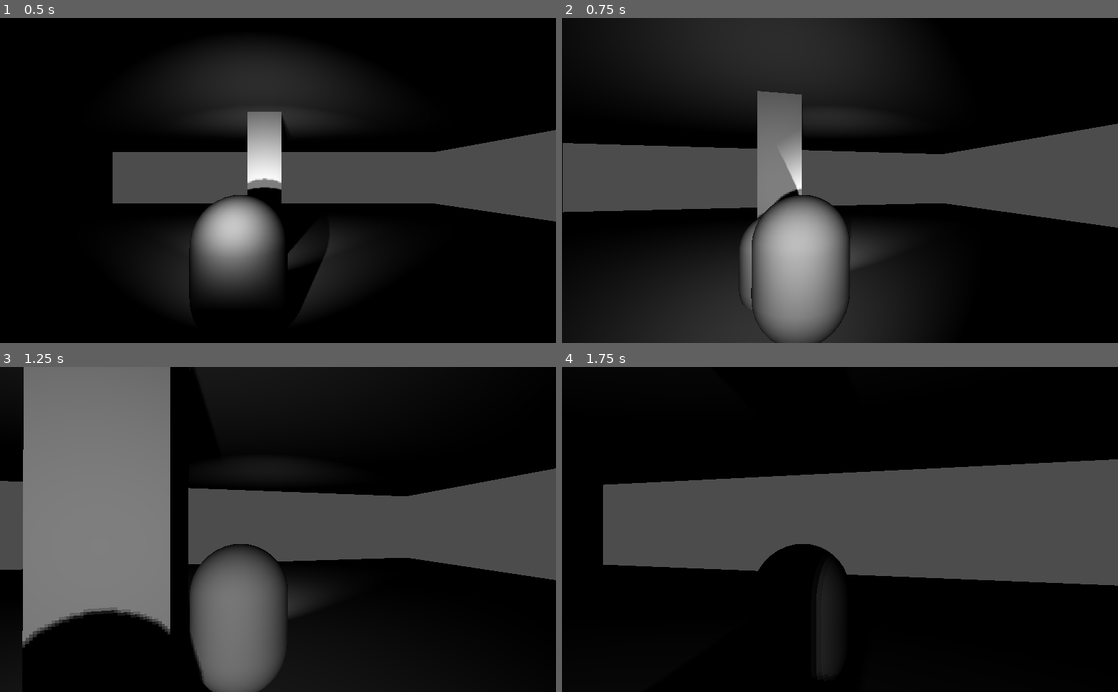
Above: before the commit, frames 1-4 (two rows, left to right).
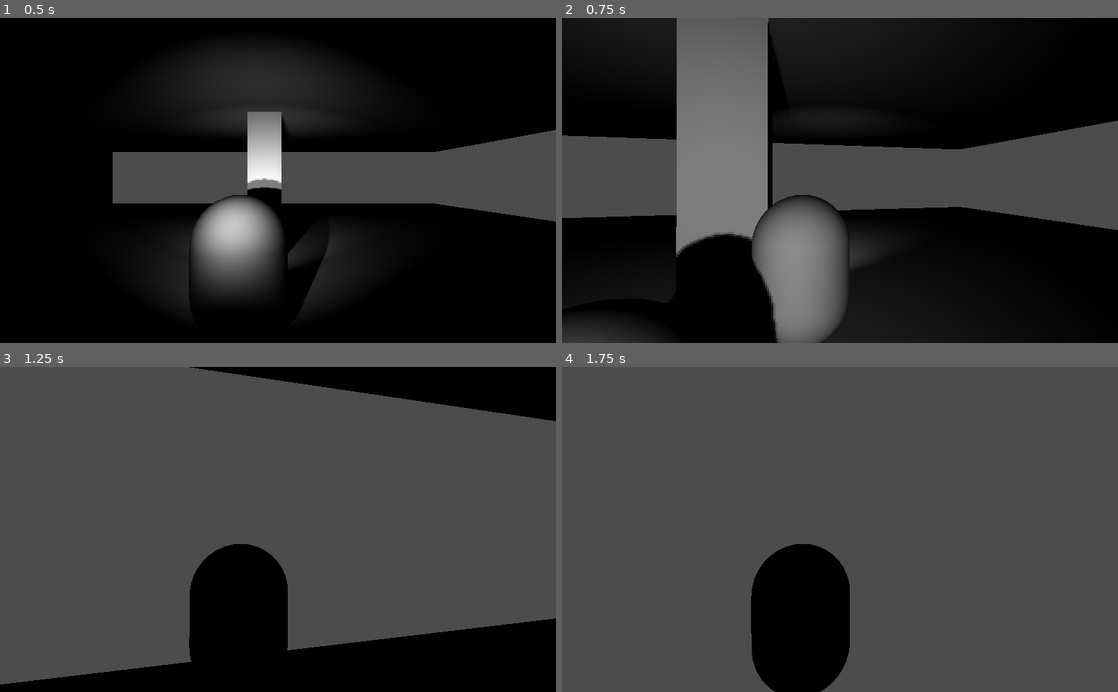
Above: after the commit, the same moments.

Repository: brennosouza/VS-Stealth
Game: Godot game, scene res://scenes/levels/test_level.tscn
Two runs of this game, one before a commit and one after it. Both use one fixed random seed, a clock stepped at 60 frames per second and the inputs below.
Inputs (mouse positions are in pixels of both pictures, inside the frame that each line leads up to):
- Up to frame 1 (0.5 s): no input
- Up to frame 2 (0.75 s): tap Enter at 0.5 s; move the mouse to (867, 180) at 0.52 s; hold Up (ui_up) from 0.53 s (still down); hold Shift (sprint, bound only after the commit) from 0.53 s (still down)
- Up to frame 3 (1.25 s): keep holding Up (ui_up); keep holding Shift (sprint, bound only after the commit)
- Up to frame 4 (1.75 s): keep holding Up (ui_up); move the mouse to (812, 529) at 1.27 s; release Shift (sprint, bound only after the commit) at 1.28 s; tap F (flashlight) at 1.35 s; tap Shift (sprint, bound only after the commit) at 1.55 s

Frame 1 is identical in both runs. In frame 2, 23% of the frame differs, in the area x 0-100%, y 0-100%; in frame 3, 67%; in frame 4, 65%.

Commit message:
Sprint e gravidade num Vector3 separado
E variável para a velocidade da gravidade

Diff:
--- a/project.godot
+++ b/project.godot
@@ -46,7 +46,8 @@
 }
 sprint={
 "deadzone": 0.5,
-"events": [  ]
+"events": [ Object(InputEventKey,"resource_local_to_scene":false,"resource_name":"","device":0,"alt":false,"shift":false,"control":false,"meta":false,"command":false,"pressed":false,"scancode":16777237,"unicode":0,"echo":false,"script":null)
+ ]
 }
 flashlight={
 "deadzone": 0.5,
--- a/scenes/characters/Player.gd
+++ b/scenes/characters/Player.gd
@@ -1,9 +1,12 @@
 extends KinematicBody
 
 #(items para tacar para destrair)
+#objeto/gadget que faz som de pegadas quando ativado
 
-
-var speed = 20
+var gravity_speed = 20
+var walking_speed = 20
+var current_speed = 0
+var run_speed = 40
 var horizontal_look_sensitivity = 0.004
 var vertical_look_sensitivity = 0.1
 
@@ -37,7 +40,9 @@
 func _physics_process(delta):
 	var direction = Vector3()
 	var velocity = Vector3()
+	var gravity = Vector3()
 	var moving = false
+	current_speed = walking_speed
 
 	var h_rot = $Camroot/Helper.global_transform.basis.get_euler().y
 
@@ -53,16 +58,21 @@
 	if Input.is_action_pressed("ui_down"):
 		direction.z = 1
 		moving = true
-#	direction.y = -1
+	if Input.is_action_pressed("sprint"):
+		current_speed = run_speed
+#		sprinting = true
 
-
+	#Gravity
 	if !is_on_floor():
-		direction.y = -1
+		gravity.y = -1
+#		direction.y = -1
 
 
 	direction = direction.rotated(Vector3.UP, h_rot).normalized()
 
-	var movement = move_and_slide(direction * speed)
+#	velocity = direction
+
+	var movement = move_and_slide(direction * current_speed + gravity * gravity_speed)
 
 
 	if moving:
@@ -111,7 +121,14 @@
 
 
 func playfootsteps(wait):
+#	print_debug($FootstepsPlayer/Timer.wait_time)
 	if !$FootstepsPlayer.playing:
+
+		if current_speed == run_speed:
+				$FootstepsPlayer.unit_db = 2
+				$FootstepsPlayer.unit_size = 3
+				$FootstepsPlayer/Timer.wait_time = 0.3
+
 		if wait and !waitfootsteps:
 			print_debug("here")
 			$FootstepsPlayer.play()
